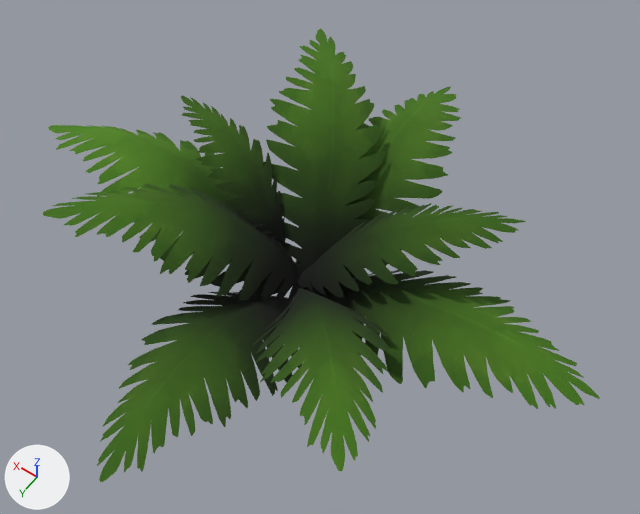
The glTF model assets/nature/Fern_1.gltf: old version first, new version second.
Camera for both pictures: a camera (50 mm lens) standing at (-1.42, 1.86, 3.26) and looking at (-0.07, -0.04, 0.29). Every picture has the same lights, and +X, +Y and +Z are marked at lower left. The older version comes first.

Objects in the first picture: 'Fern_1'.
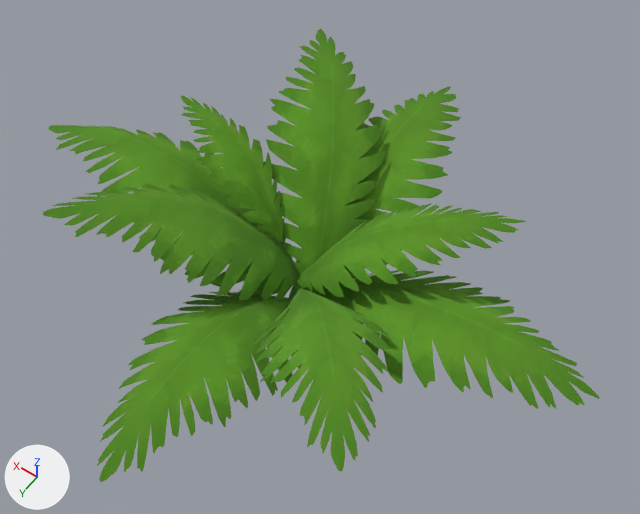
Where the newer file only moved an object's origin or applied its transform, the numbers keep the older frame.

Edits to the scene script, one JSON object a line:
```json
{"block": "mat_leaves", "change": "nodes: BsdfPrincipled, Math x3, Mix, OutputMaterial, TexImage, VertexColor"}
{"block": "mat_leaves", "change": "nodes: BsdfPrincipled, Math x2, OutputMaterial, TexImage"}
```

What differs and where, as boxes [x1, y1, x2, y2] in the pictures (640 x 514 px):
```json
{"object": "Fern_1", "change": "recoloured", "before": [43, 29, 597, 482], "after": [43, 29, 597, 482], "on screen": "lighter"}
```
